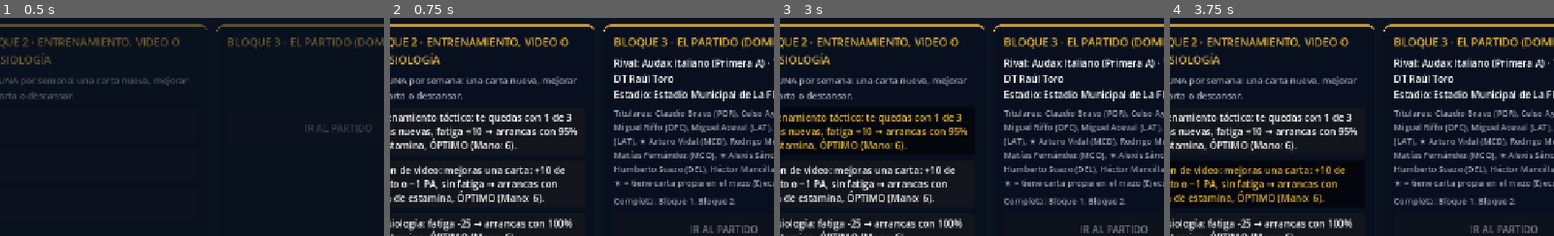
Above: before the commit, frames 1-4 (left to right).
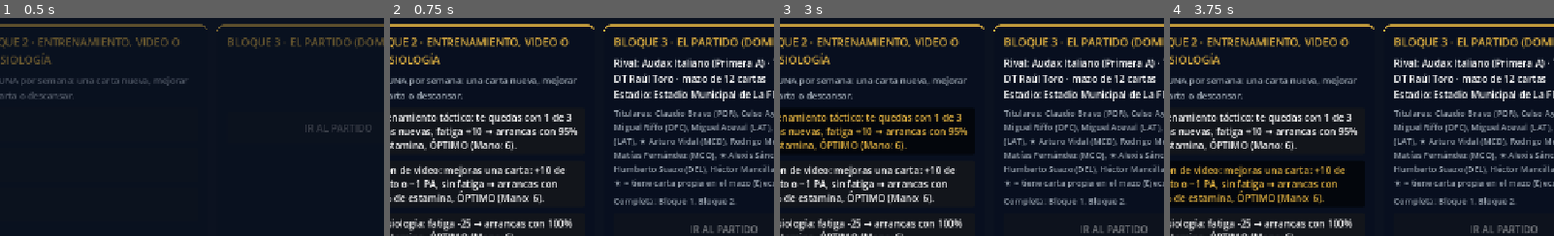
Above: after the commit, the same moments.

Repository: vKieferv/BONVALET
Game: Godot game, scene res://scenes/calendar_view.tscn
Two runs of this game, one before a commit and one after it. Both use one fixed random seed, a clock stepped at 60 frames per second and the inputs below.
Inputs:
- Up to frame 1 (0.5 s): no input
- Up to frame 2 (0.75 s): click "COMENZAR CARRERA" at 0.5 s
- Up to frame 3 (3 s): click "— Elige un sponsor —" at 1.25 s; click "Dar permiso" at 2 s; click "Entrenamiento táctico: te que…" at 2.75 s
- Up to frame 4 (3.75 s): click "Sesión de video: mejoras una …" at 3.5 s
The pictures show only the part of the screen within x 38-88%, y 23-73%; the shares and areas given below are measured in that part.

Frame 1 is identical in both runs. In frame 2, 0.5% of the frame differs, in the area x 74-98%, y 26-30%; in frame 3, 0.5%; in frame 4, 0.5%.

Commit message:
feat(carrera): el rival de la semana N suma N-1 cartas de su crecimiento (T-06)
Career.rival_templates/build_rival_deck derivan el mazo del rival de la
semana (season_templates, sin guardar nada); match_view lo usa en la
carrera y el Bloque 3 muestra su tamano. Pruebas en career_rules y
smoke_career.

Co-Authored-By: Claude Opus 5.5 <noreply@anthropic.com>
Claude-Session: https://claude.ai/code/session_01QWRBf2KC9vvuj2SkUSJNfs

Diff:
--- a/scenes/calendar_view.gd
+++ b/scenes/calendar_view.gd
@@ -505,8 +505,10 @@
     if rival.is_empty():
         _rival_label.text = "Sin rival disponible."
     else:
-        _rival_label.text = "Rival: %s (%s) · %s · DT %s\nEstadio: %s" % [
-            rival["name"], rival["division"], rival["archetype"], _league.dt_name(rival), rival.get("stadium", "?")]
+        # Su mazo crece con la semana (T-06): mazo de inicio + week − 1 cartas de su crecimiento.
+        _rival_label.text = "Rival: %s (%s) · %s · DT %s · mazo de %d cartas\nEstadio: %s" % [
+            rival["name"], rival["division"], rival["archetype"], _league.dt_name(rival),
+            _career.build_rival_deck().size(), rival.get("stadium", "?")]
     var owners := {}
     for c in _career.build_deck():
         owners[c.owner_id] = true
--- a/scenes/match_view.gd
+++ b/scenes/match_view.gd
@@ -554,7 +554,9 @@
     var rng := RandomNumberGenerator.new()
     rng.randomize()
     var rival_id := String(_rival_team["id"])
-    var deck := DeckManager.new(_starter_deck(rival_id), [], rng)
+    # En la carrera, el rival suma su crecimiento según la semana (T-06); en partido rápido, mazo de inicio.
+    var cards := _career.build_rival_deck(rival_id) if _career != null else _starter_deck(rival_id)
+    var deck := DeckManager.new(cards, [], rng)
     var player := PlayerStats.new()
     player.lineup = _squads.lineup_ids(rival_id)
     _rival_engine = MatchEngine.new(player, deck, rng,
@@ -564,7 +566,7 @@
 
 
 # Mazo de inicio de un club (mazo estándar + carta de rasgo de su arquetipo + firmas de sus
-# titulares, D-23). El rival juega siempre con este; que crezca durante la carrera llega con T-06.
+# titulares, D-23). Con él juega el rival del partido rápido; en la carrera crece con la semana (T-06).
 func _starter_deck(team_id: String) -> Array:
     return _squads.build_match_deck(team_id, _squads.starter_templates(team_id))
 
--- a/scripts/career.gd
+++ b/scripts/career.gd
@@ -255,6 +255,19 @@
 # tus titulares, armado por SquadManager. Las primeras deck.size() cartas son las de `deck`, en orden.
 func build_deck() -> Array:
     return squads.build_match_deck(team_id, deck_templates())
+
+
+# Cartas del DT del rival de la semana (D-22, T-06): su mazo de inicio + las primeras week − 1 cartas
+# del crecimiento de su arquetipo, en orden (SquadManager.season_templates, lo mismo que miden las
+# etapas de sim.gd). Se deriva de la semana, sin guardar nada; season_templates lo topa para que su
+# mazo del partido no pase de DeckManager.DECK_MAX. Solo suma cartas: mejorarlas queda para después.
+func rival_templates(id: String = rival_id) -> Array:
+    return squads.season_templates(id, week - 1)
+
+
+# Mazo del partido del rival: rival_templates + sus Promesas asignadas y las firmas de sus titulares.
+func build_rival_deck(id: String = rival_id) -> Array:
+    return squads.build_match_deck(id, rival_templates(id))
 
 
 # Cartas del mazo del partido: tus cartas del DT + las firmas de los titulares.
--- a/tests/career_rules.gd
+++ b/tests/career_rules.gd
@@ -31,6 +31,7 @@
 	_test_video_upgrades()
 	_test_career_stamina()
 	_test_rivals_and_sponsor_scale()
+	_test_rival_growth()
 	_test_save_round_trip()
 	_test_save_pending_match()
 	_test_save_v1_migration()
@@ -428,6 +429,39 @@
 	var small := Career.new()
 	small.setup(league, squads, "magallanes", 7)
 	_check(small.sponsor_offer(telnet)["weekly"] < big, "un club de Primera B nivel 0 debería recibir menos que Colo-Colo")
+
+
+# T-06 (D-22): el rival de la semana N juega con su mazo de inicio + las primeras N − 1 cartas del
+# crecimiento de su arquetipo, en orden, sin pasar de DeckManager.DECK_MAX con sus firmas.
+func _test_rival_growth() -> void:
+	var c := Career.new()
+	_check(c.setup(league, squads, "colo_colo", 7), "Career no arranca: %s" % [c.load_errors])
+	var growth_all: Dictionary = squads.deck_lists.get("crecimiento", {})
+	for t in league.teams:
+		var id := String(t["id"])
+		var start_ids: Array = squads.starter_templates(id).map(func(d): return d["id"])
+		var growth: Array = growth_all.get(String(t.get("archetype", "")), [])
+		var firmas := squads.signature_count(id)
+		for week in [1, 2, 5, 9, 10, 30]:
+			c.week = week
+			var ids: Array = c.rival_templates(id).map(func(d): return d["id"])
+			var deck := c.build_rival_deck(id)
+			var room := DeckManager.DECK_MAX - start_ids.size() - firmas
+			var added := mini(week - 1, mini(growth.size(), room))
+			_check(ids.slice(0, start_ids.size()) == start_ids, "%s semana %d: el rival debería conservar su mazo de inicio" % [id, week])
+			_check(ids.slice(start_ids.size()) == growth.slice(0, added),
+					"%s semana %d: las cartas agregadas deberían ser las primeras %d de su crecimiento, en orden (tiene %s)" % [id, week, added, ids.slice(start_ids.size())])
+			_check(deck.size() == start_ids.size() + added + firmas and deck.size() <= DeckManager.DECK_MAX,
+					"%s semana %d: el mazo del rival tiene %d cartas" % [id, week, deck.size()])
+			_check(league.validate_deck(deck, LEAGUE_ID)["valid"], "%s semana %d: el mazo del rival no pasa validate_deck" % [id, week])
+	# Semana 1 = mazo de inicio (12 con la firma); semana 5 = inicio + 4.
+	c.week = 1
+	_check(c.build_rival_deck("universidad_de_chile").size() == 12, "en la semana 1 el rival juega con su mazo de inicio (12)")
+	c.week = 5
+	_check(c.build_rival_deck("universidad_de_chile").size() == 16, "en la semana 5 el rival suma 4 cartas (16)")
+	c.week = 1
+	_check(c.build_rival_deck().size() == squads.build_match_deck(c.rival_id, squads.starter_templates(c.rival_id)).size(),
+			"sin argumento, build_rival_deck usa el rival de la semana")
 
 
 # Guardado: dos semanas completas (una carta nueva y una mejora) y otra a medias, guardar, cargar →
--- a/tests/smoke_career.gd
+++ b/tests/smoke_career.gd
@@ -24,6 +24,7 @@
 var _real_save_time := 0   # fecha de modificación de la partida real (0 = no existe)
 var _closed_scene_id := 0  # calendario de antes de "cerrar el juego"
 var _new_card := ""        # id de la carta que se tomó en el entrenamiento táctico de la semana 1
+var _rival_checked := 0    # semanas en que se comprobó el mazo del rival (T-06)
 
 
 func _initialize() -> void:
@@ -86,6 +87,17 @@
 		"match":
 			if scene.scene_file_path != MATCH:
 				return false
+			# T-06: el rival de la semana N juega con su mazo de inicio + N − 1 cartas de su crecimiento.
+			if _rival_checked == week_done and scene._rival_engine != null:
+				var c := Career.current
+				var rid := c.rival_id
+				var expected := _rival_deck_size(c, rid)
+				var got: int = scene._rival_engine.deck.active.size()
+				if got != expected:
+					errors.append("Semana %d: el rival juega con %d cartas y debería tener %d" % [c.week, got, expected])
+					return _finish()
+				print("  Semana %d: rival %s con mazo de %d cartas" % [c.week, rid, got])
+				_rival_checked += 1
 			_autoplay(scene)
 			if scene._menu.visible and not scene._busy and not Career.current.pending_match:
 				week_done += 1
@@ -179,6 +191,12 @@
 			func(n): return n is Label and n.text.contains(card_name))
 
 
+# Mazo esperado del rival: el de inicio del club + week − 1 cartas de su crecimiento, con sus firmas.
+func _rival_deck_size(c: Career, rid: String) -> int:
+	var start := c.squads.build_match_deck(rid, c.squads.starter_templates(rid)).size()
+	return mini(start + c.week - 1, DeckManager.DECK_MAX)
+
+
 # Mismo criterio que smoke_match: primera carta jugable; si no hay, en defensa deja pasar y en
 # ataque aguanta el balón (si queda) o cede.
 func _autoplay(view: Node) -> void:
